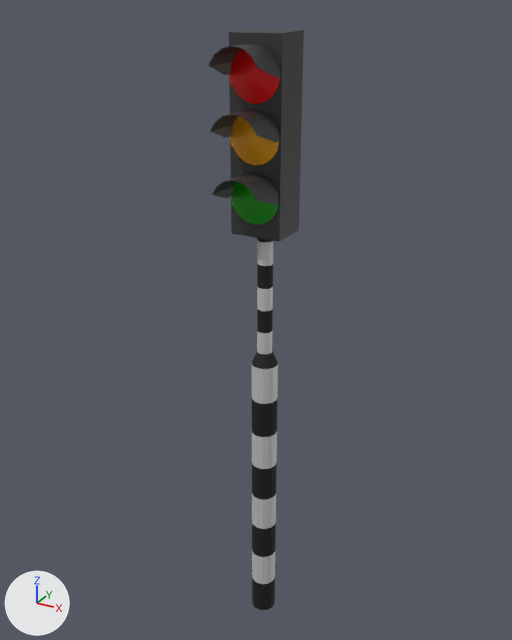
Renders of the Blender file Simulator/Assets/RawModels/IntersectionRoads.blend from each side of a commit.
Before and after are seen from a 50 mm camera at (2.19, -4.12, 4.72) aimed at (-0.07, 0.0, 2.66). Every picture has the same lights, and +X, +Y and +Z are marked at lower left.

The first picture shows 'Cyclist_Light', 'Light'.
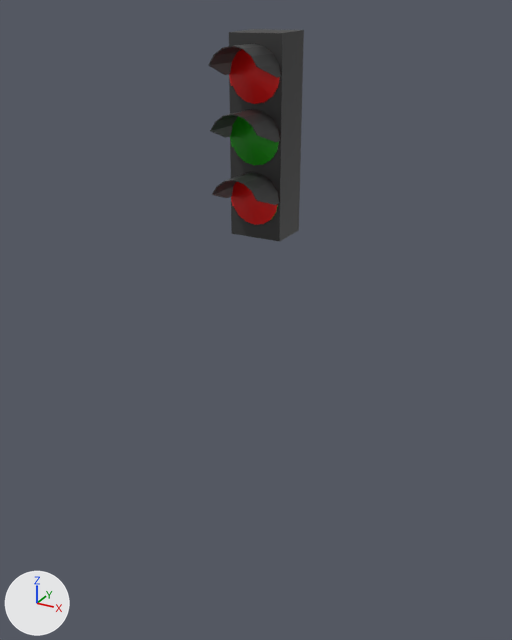
Location of each change, [x1, y1, x2, y2] in pixels of the pictures (512 x 640 px):
'Cyclist_Light', deleted: before [251, 238, 278, 610]
    faces in mat_m_barrierwhite_002 (white #e7e7e7): [251, 240, 278, 584]
    faces in mat_m_warninglight_polehousing_002 (black #313131): [252, 238, 278, 610]
part 1 of me_cube_006, recoloured (green to red): [231, 182, 278, 225] in both
part 2 of me_cube_006, recoloured: [230, 116, 279, 165] in both

What the commit changed:
me_cube_006 has 428 vertices, 378 faces and spans x -0.79..0.79, y -2.93..1.03, z -1.0..4.49.
me_cube_006 is used by ob_light; parent ob_cyclist_light; location (0.0, 0.0, 3.563); scale (0.232, 0.14, 0.232).
me_cube_006 part 1: 85 of the faces centred in x -0.73..0.63, y -1.51..-1.04, z -0.59..0.76 switch from mat_m_greenlight (green #119700) to mat_m_redlight (red #e70300).
me_cube_006 part 2: all 88 faces that had it switch from mat_m_yellowlight (orange #e79d00) to mat_m_greenlight (green #119700).
Object 'Cyclist_Light' (ob_cyclist_light) is deleted.
In object 'Light' (ob_light), parent is no longer ob_cyclist_light.
